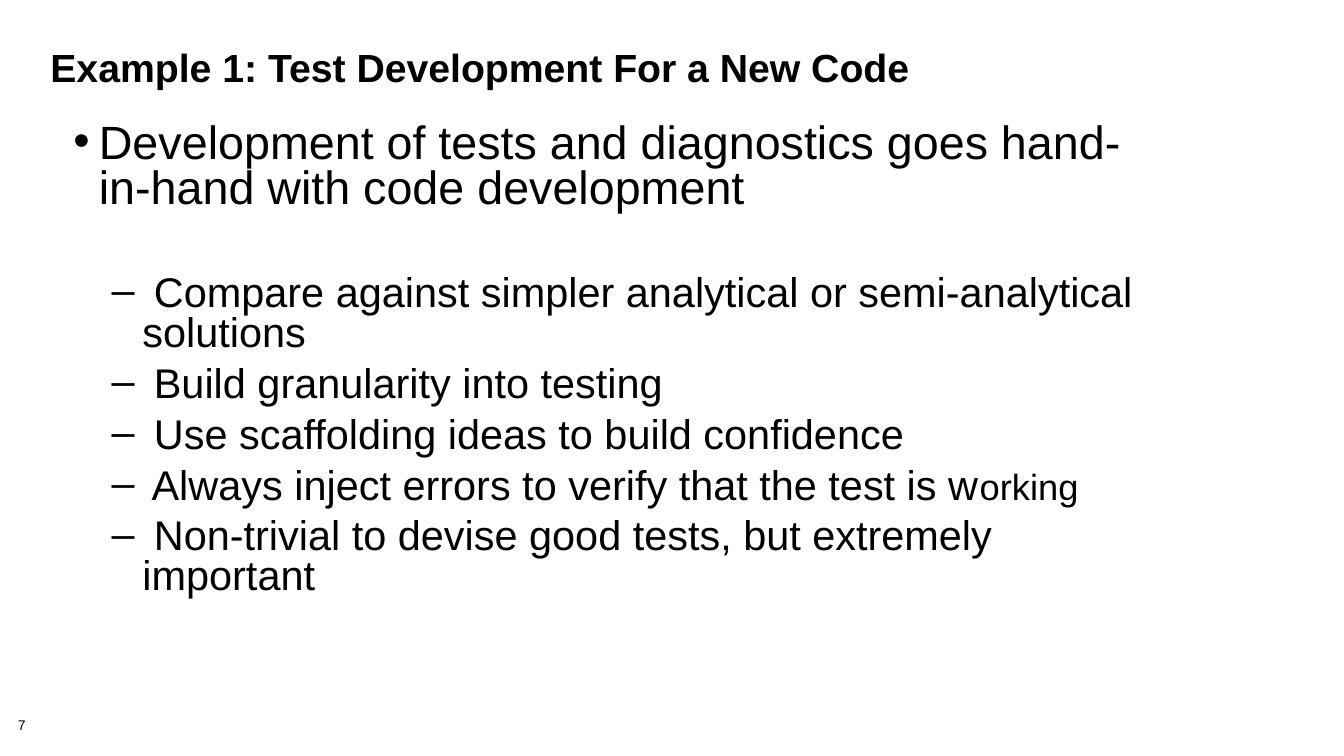
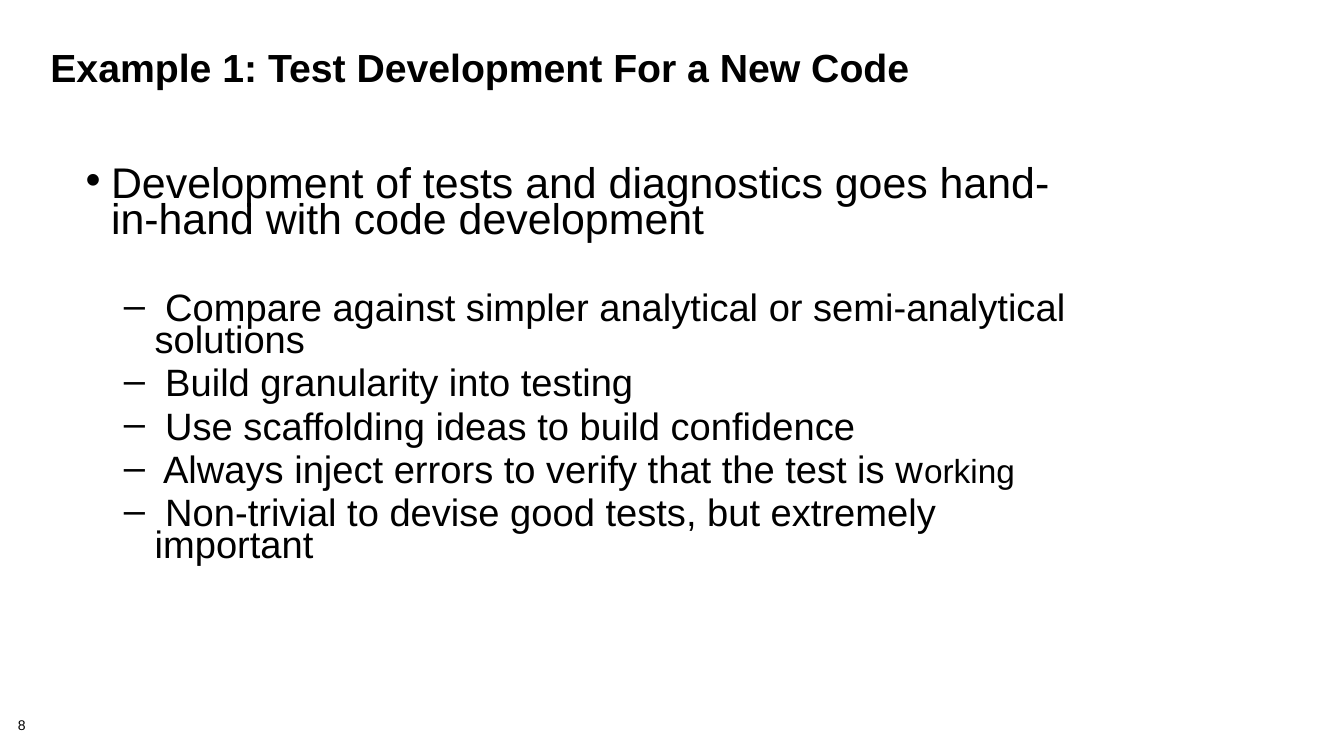
Before and after one commit to bssw-tutorial/presentations, a slide deck: slide 8 of testing-advanced.pptx (slide 7 before the commit). Drawn at 1344x756 pixels with LibreOffice and Linux fonts; fonts in the diff are those of the drawing; background and template pictures are left out. Boxes give left, top, right and bottom in pixels: in the first picture for what was removed or moved away, otherwise in the second. Text is boxed around its words. In the diff, an @@ line names an element or a change of style, - is before the commit and + after.

Commit message:
refactoring and advanced testing ready to be reviewed

```diff
--- a/testing-advanced.pptx
+++ b/testing-advanced.pptx
@@ text "Development of tests and diagnostics ...": place and size @@
-text "Development of tests and diagnostics ..." at [99, 125, 1132, 598]
+text "Development of tests and diagnostics ..." at [111, 167, 1065, 566]
@@ text "Development of tests and diagnostics ..." at [111, 167, 1065, 566]: size 33.3 to 30.6 pt in "Development of tests and diagnostics goes hand-in-hand ..."; size 29.6 to 27.2 pt in "Compare against simpler analytical or semi-analytical soluti ...", "Build granularity into testing", "Use scaffolding ideas to build confidence", "Always inject errors to verify that the ..." and 1 more places; size 25.9 to 23.8 pt in "working"; line spacing 0.8 to 0.7 @@
@@ page number at [18, 720, 26, 730]: text changed @@
-7
+8
```
Also in this commit, not shown: 1 other slide changed, 1 slide added, 1 other file.
